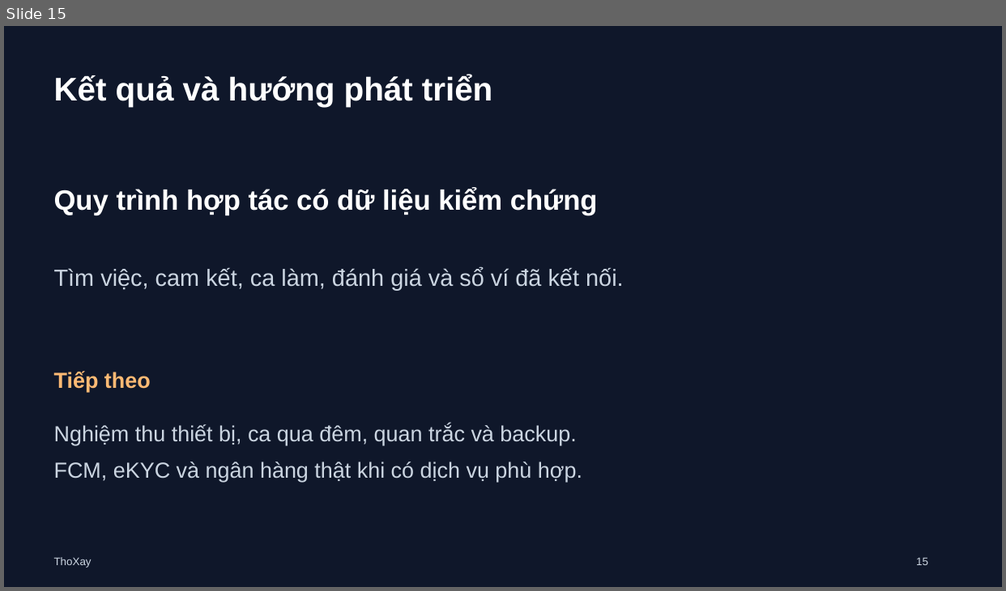
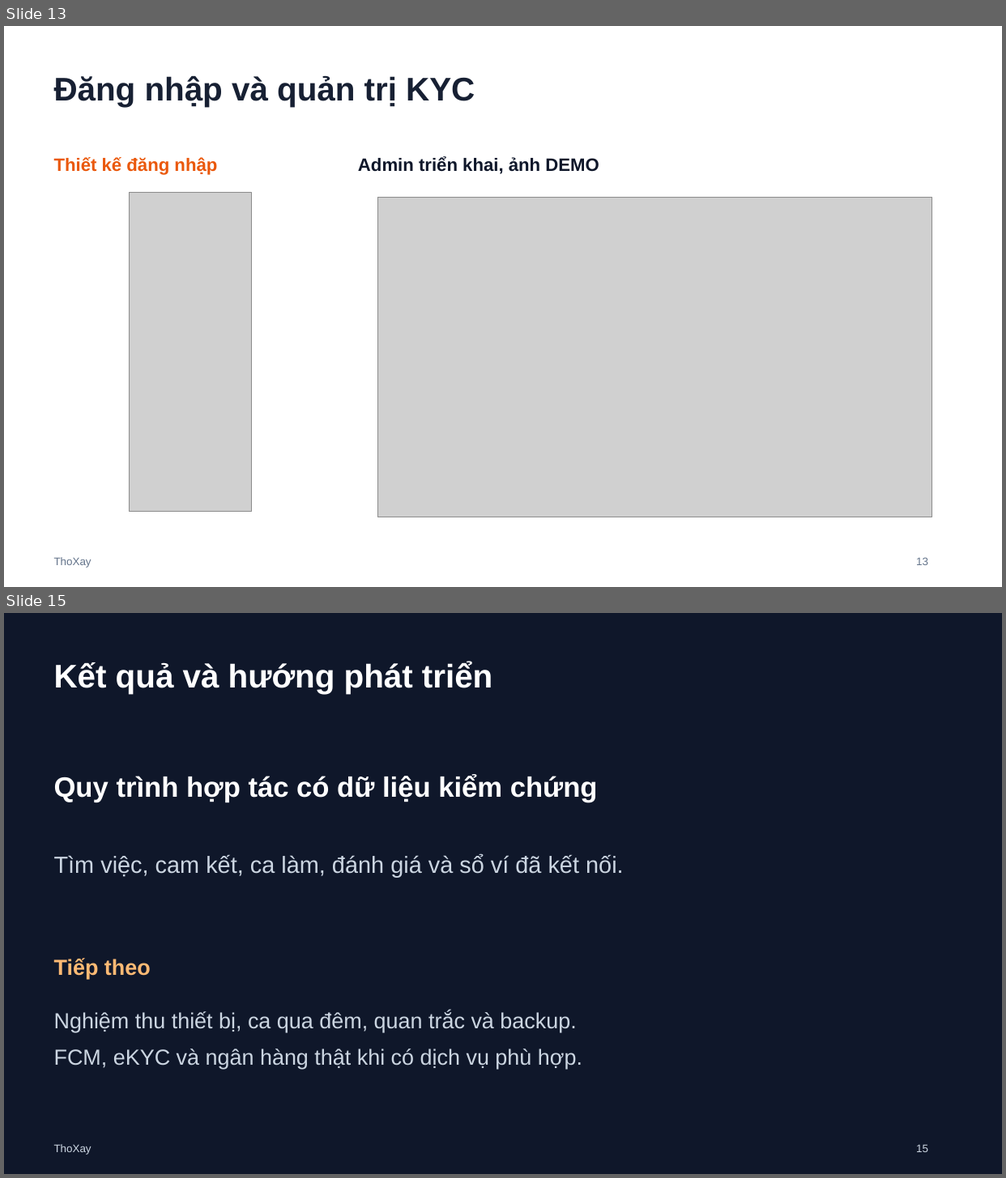
Before and after one commit to tranngocthiet2k6-ai/ThoXay, a slide deck: docs/SLIDE_BAO_VE_DO_AN.pptx. Shown one above the other, each under a label of ours: slide 15 before the commit, slides 13 and 15 after it; the slides between them are not shown. The pictures are 1006x591 and 1006x1178 pixels, drawn with LibreOffice and Linux fonts; fonts in the diff are those of the drawing; grey boxes stand for pictures. Boxes give left, top, right and bottom in pixels: in the first picture for what was removed or moved away, otherwise in the second. Text is boxed around its words. In the diff, an @@ line names an element or a change of style, - is before the commit and + after.

```diff
--- a/docs/SLIDE_BAO_VE_DO_AN.pptx
+++ b/docs/SLIDE_BAO_VE_DO_AN.pptx
@@ slide 13 added at [4, 26, 1002, 587], background #FFFFFF @@
@@ text added at [54, 75, 475, 107], 31.5 pt, text #172033, bold @@
+Đăng nhập và quản trị KYC
@@ text added at [54, 157, 217, 175], 17.2 pt, text #EA580C, bold @@
+Thiết kế đăng nhập
@@ text added at [358, 156, 599, 174], 17.2 pt, text #0F172A, bold @@
+Admin triển khai, ảnh DEMO
@@ picture added at [130, 192, 252, 512] @@
@@ picture added at [378, 198, 932, 517] @@
@@ text added at [54, 557, 91, 568], 10.5 pt, text #64748B @@
+ThoXay
@@ text added at [916, 557, 928, 565], 10.5 pt, text #64748B @@
+13
```
Also in this commit, not shown: 3 slides changed, 6 other slides added, 7 slides removed, 27 other files.
